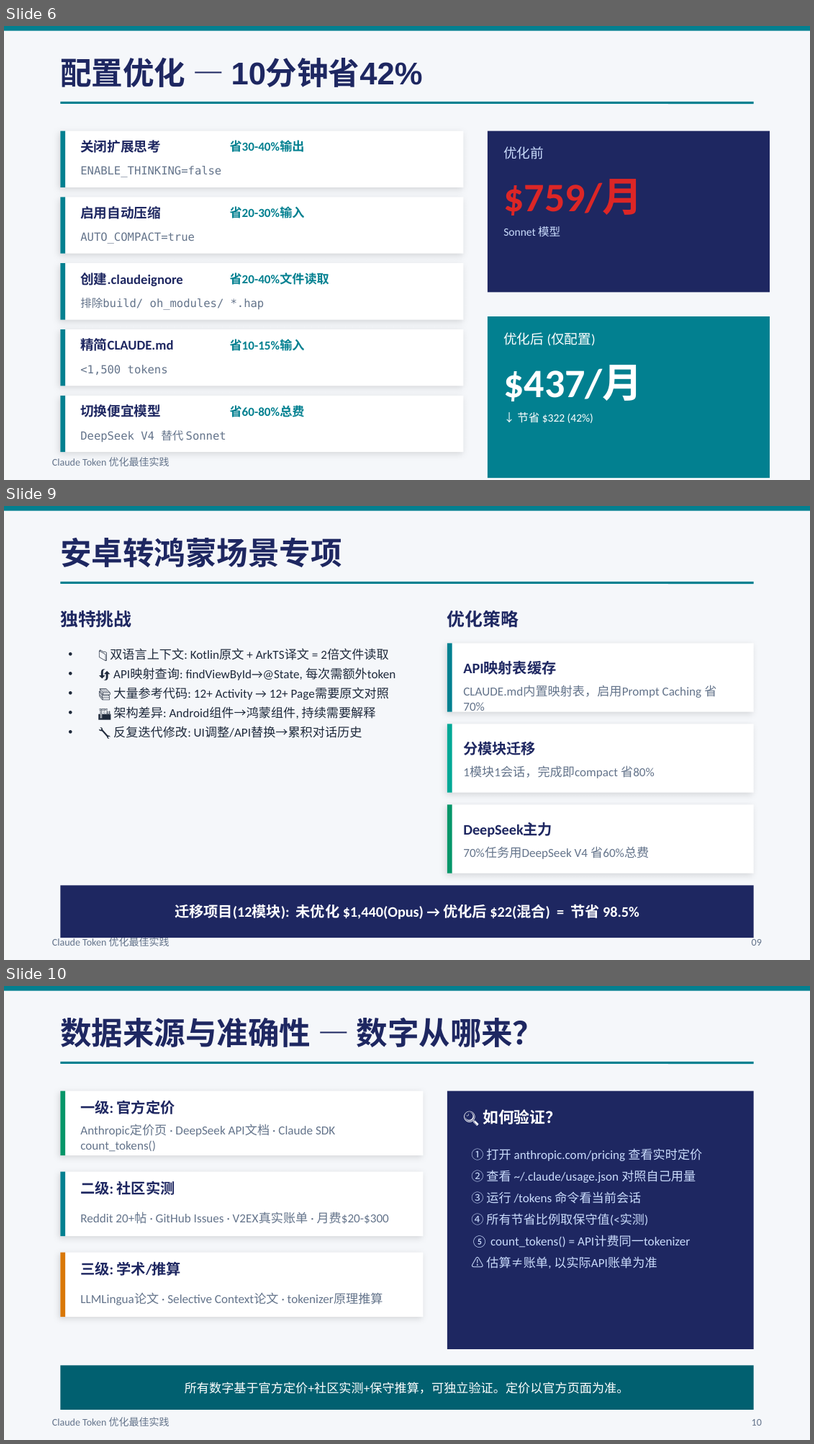
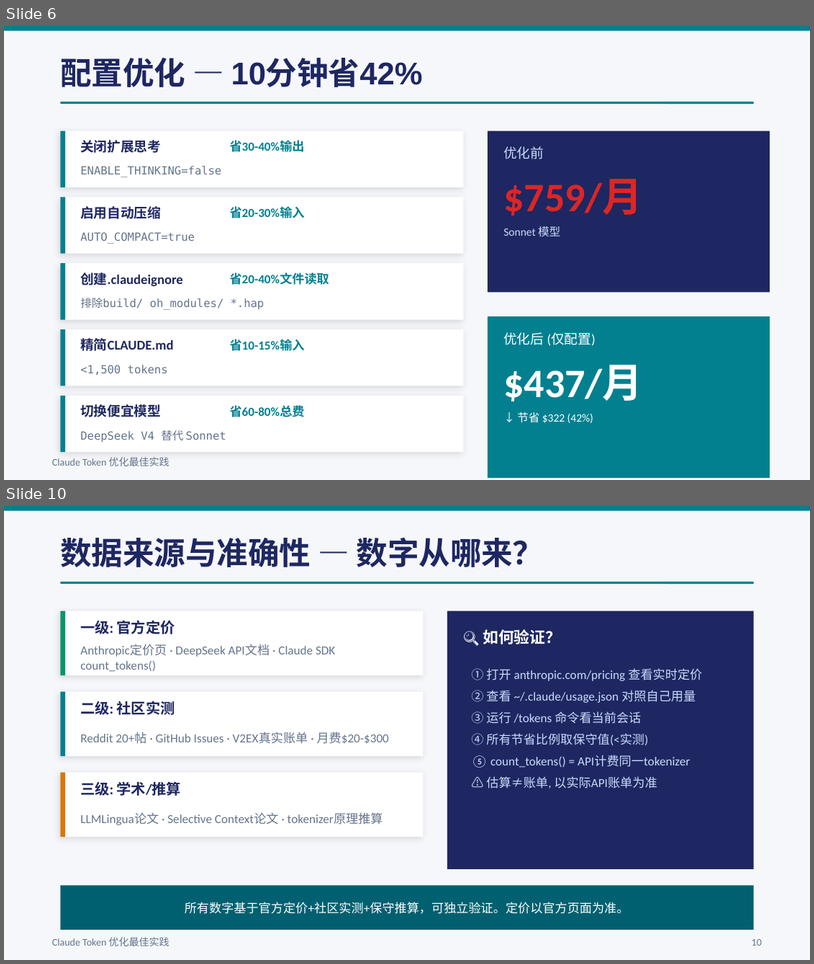
Before and after one commit to JungleTestLabs/claude-token-optimization, a slide deck: Claude-Token优化最佳实践.pptx. Shown one above the other, each under a label of ours: slides 6, 9 and 10 before the commit, slides 6 and 10 after it; the slides between them are not shown. The pictures are 814x1444 and 814x964 pixels, drawn with LibreOffice and Linux fonts; fonts in the diff are those of the drawing. Boxes give left, top, right and bottom in pixels: in the first picture for what was removed or moved away, otherwise in the second. Text is boxed around its words. In the diff, an @@ line names an element or a change of style, - is before the commit and + after.

Commit message:
docs: 深化安卓转鸿蒙任务特征分析(读多写少/对照翻译/增量迭代/API映射)
07-文档重写(236→377行):
- 0.任务特征全景(4特征→4种token浪费)
- 1.读多写少: 输入90%vs输出10%, 方法级引用↓60-80%
- 2.对照翻译: 双文件上下文, Prompt Caching↓87%
- 3.增量迭代: 编译修复循环, 错误批处理↓84%
- 4.API映射: 重复查询, CLAUDE.md+缓存↓94%
- 5.任务分层: UI→DeepSeek/逻辑→Sonnet/架构→Opus
- 6.单模块标准迁移流程(sequence diagram)
- 7.速查卡(可打印)
- 12模块: 未优化,440→优化.50(99.76%节省)

PPT更新:
- Slide 9改为2×2网格: 4特征×4策略, 每格含量化节省
- 议程更新

00-总报告: 新增迁移专项速查表

```diff
--- a/Claude-Token优化最佳实践.pptx
+++ b/Claude-Token优化最佳实践.pptx
@@ slide 9 removed at bbox=[4, 506, 810, 960], background #F5F7FA @@
@@ rectangle removed at bbox=[4, 506, 810, 511] @@
@@ text removed at bbox=[60, 538, 342, 567] @@
-安卓转鸿蒙场景专项
@@ line removed from (60, 582) to (754, 582) @@
@@ text removed at bbox=[60, 610, 131, 627] @@
-独特挑战
@@ text removed at bbox=[448, 610, 519, 628] @@
-优化策略
@@ text removed at bbox=[110, 648, 396, 738] @@
-• 📁 双语言上下文: Kotlin原文 + ArkTS译文 = 2倍文件读取
-• 🔄 API映射查询: findViewById→@State, 每次需额外token
-• 📚 大量参考代码: 12+ Activity → 12+ Page需要原文对照
-• 🏗️ 架构差异: Android组件→鸿蒙组件, 持续需要解释
-• 🔧 反复迭代修改: UI调整/API替换→累积对话历史
@@ rectangle removed at bbox=[448, 643, 754, 712] @@
@@ rectangle removed at bbox=[448, 643, 453, 712] @@
@@ text removed at bbox=[463, 661, 556, 674] @@
-API映射表缓存
@@ text removed at bbox=[463, 685, 717, 710] @@
-CLAUDE.md内置映射表，启用Prompt Caching 省70%
@@ rectangle removed at bbox=[448, 723, 754, 793] @@
@@ rectangle removed at bbox=[448, 723, 453, 793] @@
@@ text removed at bbox=[463, 741, 536, 755] @@
-分模块迁移
@@ text removed at bbox=[463, 765, 655, 778] @@
-1模块1会话，完成即compact 省80%
@@ rectangle removed at bbox=[448, 804, 754, 873] @@
@@ rectangle removed at bbox=[448, 804, 453, 873] @@
@@ text removed at bbox=[463, 822, 553, 836] @@
-DeepSeek主力
@@ text removed at bbox=[463, 846, 649, 859] @@
-70%任务用DeepSeek V4 省60%总费
@@ rectangle removed at bbox=[60, 885, 754, 937] @@
@@ text removed at bbox=[175, 903, 640, 919] @@
-迁移项目(12模块): 未优化 $1,440(Opus) → 优化后 $22(混合) = 节省 98.5%
@@ text removed at bbox=[52, 935, 170, 946] @@
-Claude Token 优化最佳实践
@@ text removed at bbox=[752, 937, 762, 945] @@
-09
```
Also in this commit, not shown: 1 slide changed, 1 slide added, 3 other files.
